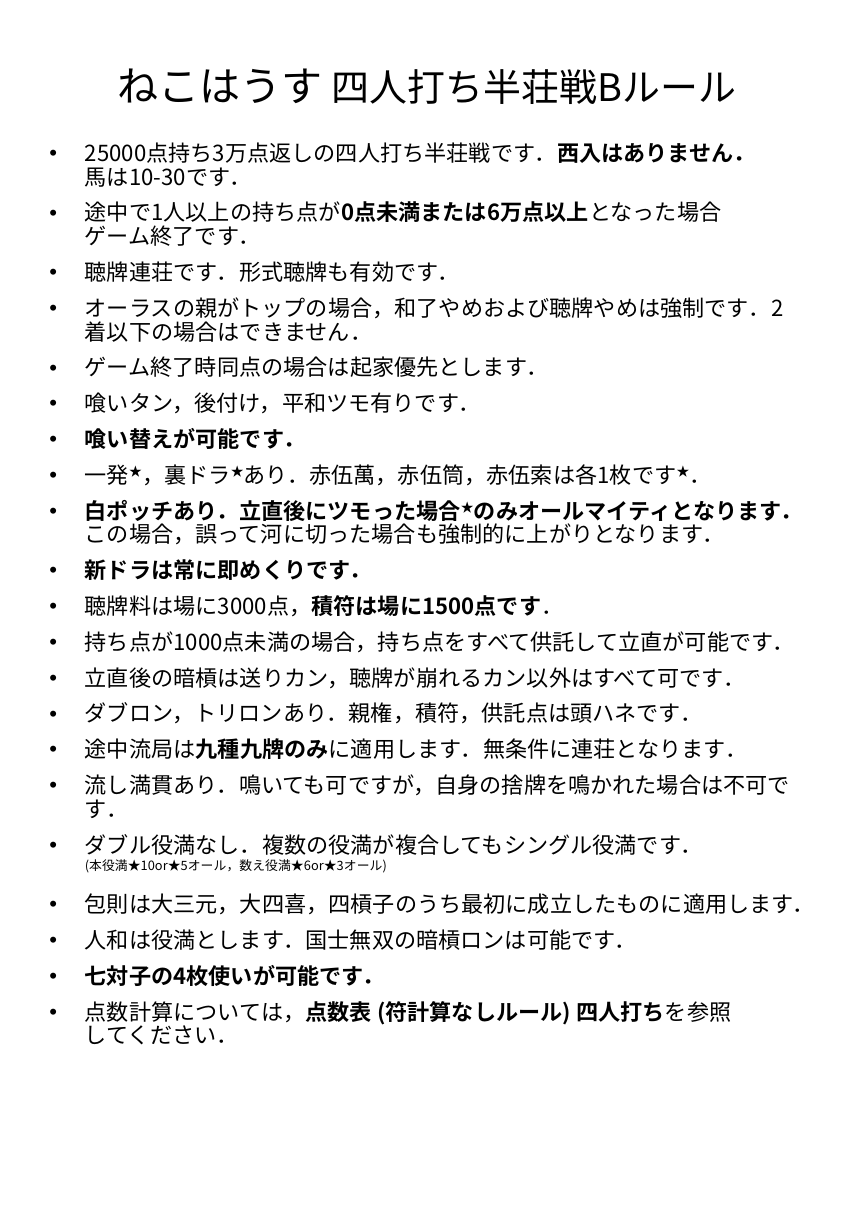
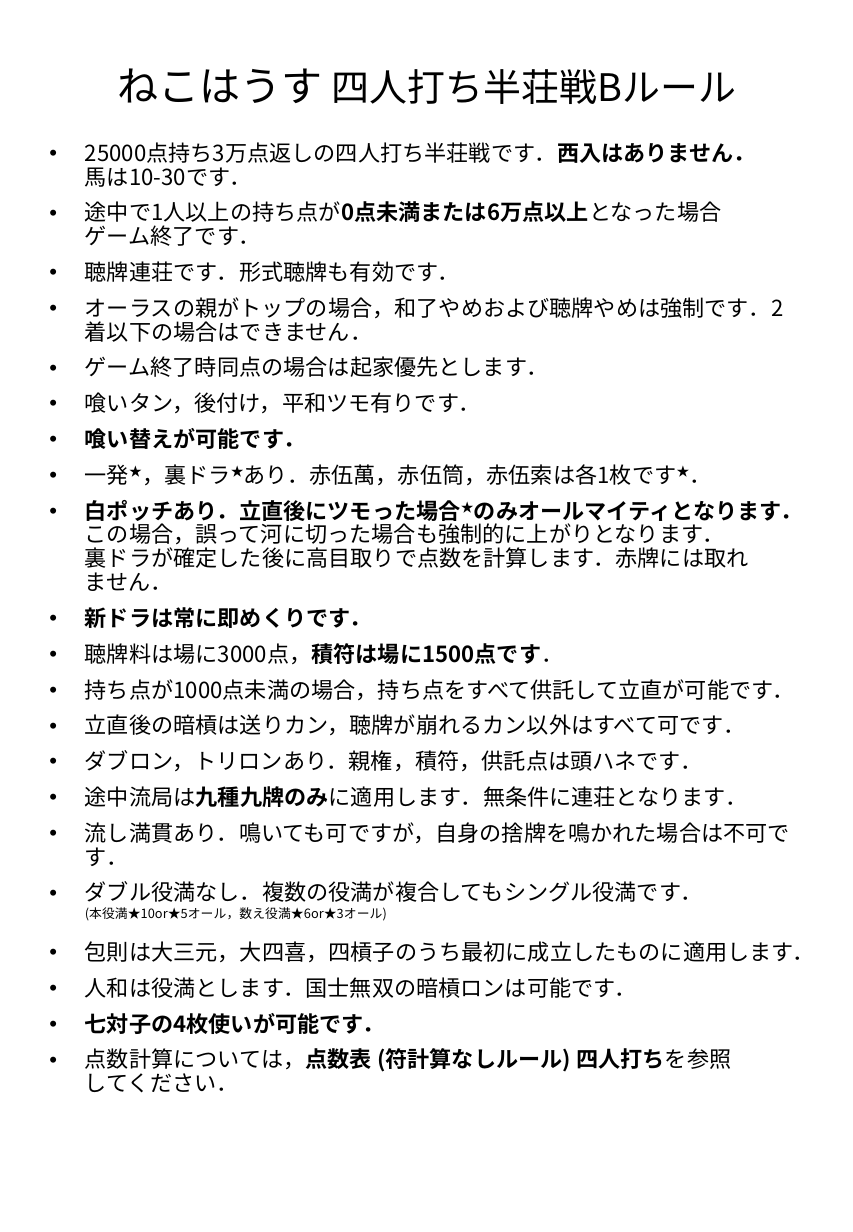
Before and after one commit to nkhrlab/neko-house, a slide deck: slide 4 of rules.pptx. Drawn at 853x1232 pixels with LibreOffice and Linux fonts; fonts in the diff are those of the drawing. Boxes give left, top, right and bottom in pixels: in the first picture for what was removed or moved away, otherwise in the second. Text is boxed around its words. In the diff, an @@ line names an element or a change of style, - is before the commit and + after.

Commit message:
ルール変更

```diff
--- a/rules.pptx
+++ b/rules.pptx
@@ subtitle at [85, 500, 803, 591]: text changed; bold off @@
-• 白ポッチあり．立直後にツモった場合★のみオールマイティとなります．
-  この場合，誤って河に切った場合も強制的に上がりとなります．
+• 白ポッチあり．立直後にツモった場合★のみオールマイティとなります．
+  この場合，誤って河に切った場合も強制的に上がりとなります．
+  裏ドラが確定した後に高目取りで点数を計算します．赤牌には取れ
+  ません．
```
Also in this commit, not shown: 2 other slides changed, 1 other file.
